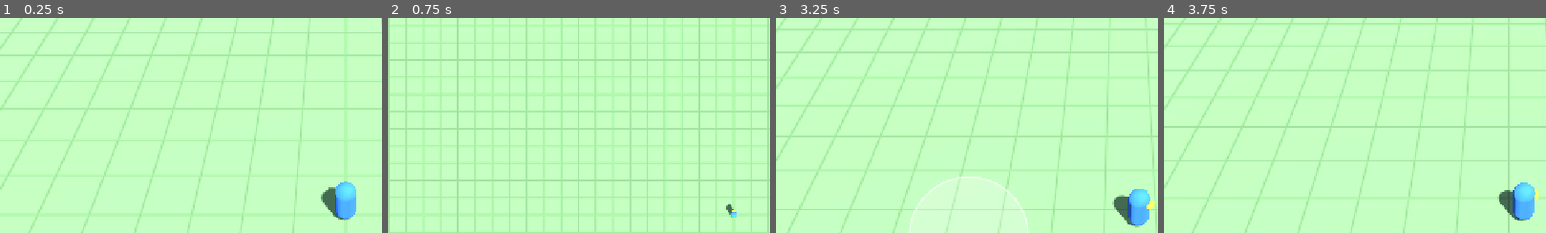
Above: before the commit, frames 1-4 (left to right).
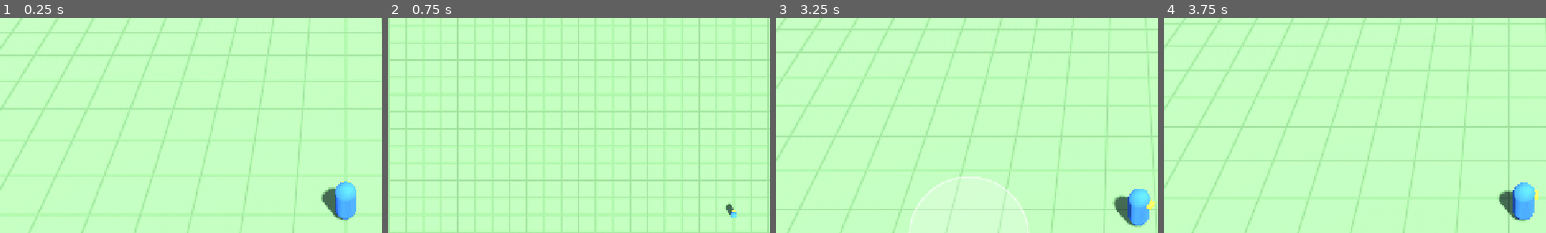
Above: after the commit, the same moments.

Repository: jakobmaier16-pixel/airport-idle
Game: Godot game, scene res://scenes/main/main.tscn
Two runs of this game, one before a commit and one after it. Both use one fixed random seed, a clock stepped at 60 frames per second and the inputs below.
Inputs (mouse positions are % of the whole screen's width and height, from its top left):
- Up to frame 1 (0.25 s): no input
- Up to frame 2 (0.75 s): click "Build" at 0.5 s
- Up to frame 3 (3.25 s): click "Manager" at 1.25 s; tap Enter at 2 s; move the mouse to (72, 45) at 2.02 s; hold D (move_right) 2.03-2.75 s; click (72, 45) at 2.17 s; drag from (30, 55) to (45, 70) at 2.77 s
- Up to frame 4 (3.75 s): move the mouse to (60, 28) at 3.52 s; hold D (move_right) from 3.53 s (still down)
The pictures show only the part of the screen within x 5-55%, y 4-54%; the shares and areas given below are measured in that part.

The runs differ from the first frame. In frame 1, less than 0.1% of the frame differs, in the area x 84-93%, y 78-95%; in frame 2, less than 0.1%; in frame 3, less than 0.1%; in frame 4, less than 0.1%.

Commit message:
Fix uneven, jagged shadows
- Sun: 2 shadow splits with blending, range cut from 100 to 50 m
  (covers the manager view; was spread too thin)
- Build camera lowered from 100 to 40 m: it sat at the very end of the
  shadow range, so the build view got the blurriest shadows
- Same shadow quality on Mac and mobile (4096 map, low soft filter),
  so testing on the Mac shows what the device shows

Co-Authored-By: Claude Opus 5.5 <noreply@anthropic.com>

Diff:
--- a/project.godot
+++ b/project.godot
@@ -71,3 +71,7 @@
 rendering_device/driver.windows="d3d12"
 renderer/rendering_method="mobile"
 textures/vram_compression/import_etc2_astc=true
+lights_and_shadows/directional_shadow/size=4096
+lights_and_shadows/directional_shadow/size.mobile=4096
+lights_and_shadows/directional_shadow/soft_shadow_filter_quality=2
+lights_and_shadows/directional_shadow/soft_shadow_filter_quality.mobile=2
--- a/scenes/camera/build_camera.gd
+++ b/scenes/camera/build_camera.gd
@@ -4,9 +4,10 @@
 ## One-finger drag pans, pinch / scroll wheel zooms, WASD pans on the Mac.
 ## Zoom is limited and the view never leaves the map.
 
-## Height above the ground in meters. With an orthographic camera this doesn't affect the
-## zoom; it only has to be above everything we build.
-const HEIGHT_ABOVE_GROUND: float = 100.0
+## Height above the ground in meters. With an orthographic camera this doesn't affect the zoom;
+## it only has to be above everything we build. Keep it well inside the sun's shadow range
+## (directional_shadow_max_distance on the Sun node), or shadows get blurry and unstable.
+const HEIGHT_ABOVE_GROUND: float = 40.0
 
 ## How many meters of the map are visible vertically when the build view first opens.
 @export var view_height: float = 50.0
--- a/scenes/main/main.tscn
+++ b/scenes/main/main.tscn
@@ -29,6 +29,9 @@
 [node name="Sun" type="DirectionalLight3D" parent="."]
 transform = Transform3D(0.81915206, -0.46984634, 0.32898995, 0, 0.57357645, 0.81915206, -0.57357645, -0.6710101, 0.46984634, 0, 10, 0)
 shadow_enabled = true
+directional_shadow_mode = 1
+directional_shadow_blend_splits = true
+directional_shadow_max_distance = 50.0
 
 [node name="Ground" parent="." instance=ExtResource("1_ground")]
 
